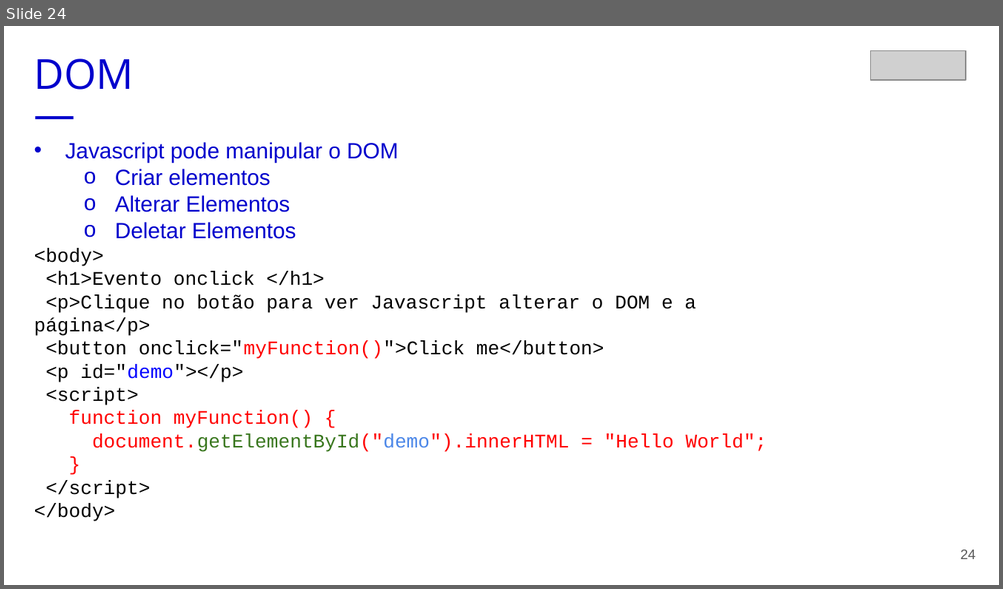
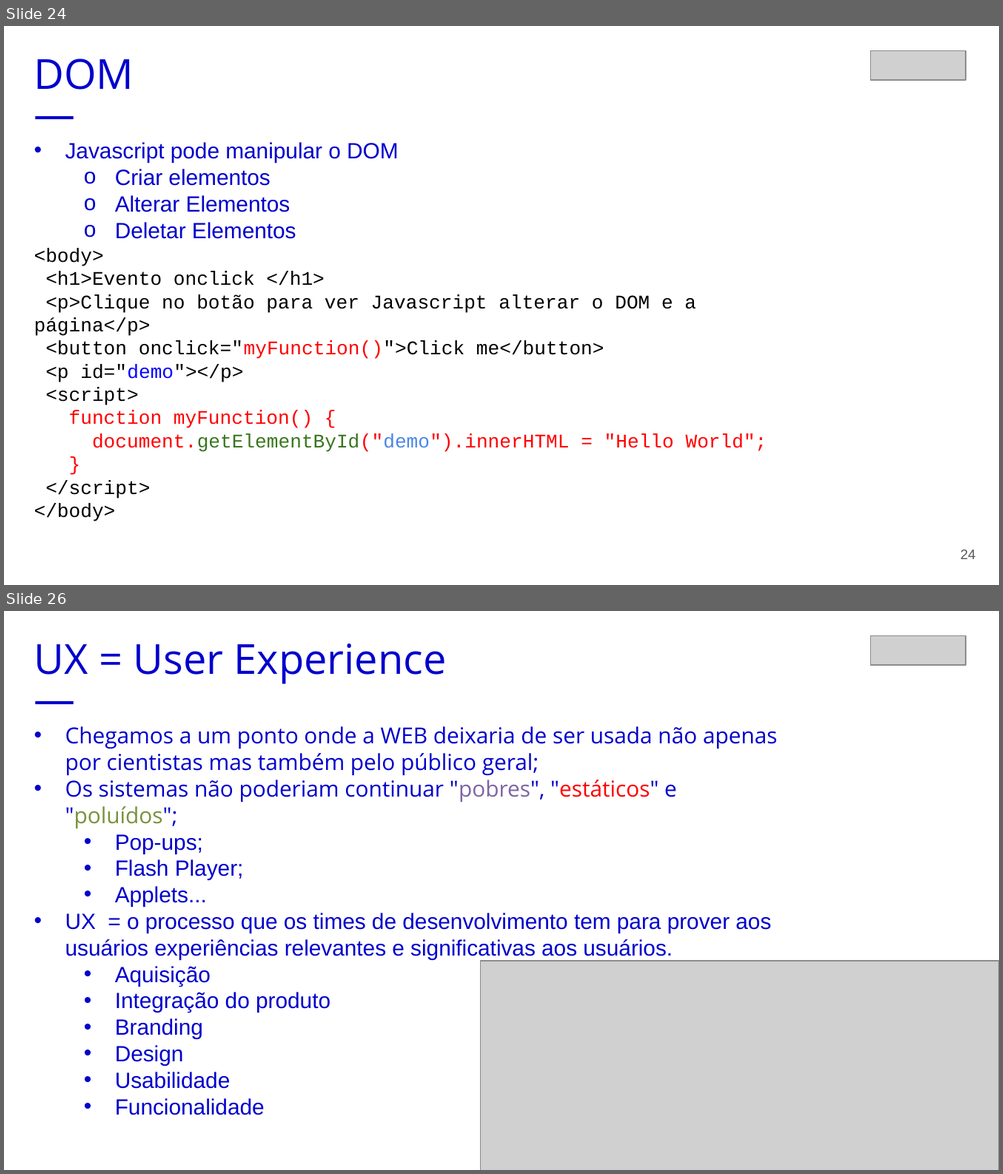
Before and after one commit to ferfox1981/embarque-digital-serpro, a slide deck: aula2/embarque-digital-serpro-aula2.pptx. Shown one above the other, each under a label of ours: slide 24 before the commit, slides 24 and 26 after it; the slides between them are not shown. The pictures are 1003x589 and 1003x1174 pixels, drawn with LibreOffice and Linux fonts; fonts in the diff are those of the drawing; grey boxes stand for pictures. Boxes give left, top, right and bottom in pixels: in the first picture for what was removed or moved away, otherwise in the second. Text is boxed around its words. In the diff, an @@ line names an element or a change of style, - is before the commit and + after.

```diff
--- a/aula2/embarque-digital-serpro-aula2.pptx
+++ b/aula2/embarque-digital-serpro-aula2.pptx
@@ slide 26 added at (4, 611, 999, 1170), background #FFFFFF @@
@@ text added at (34, 644, 447, 684), 30 pt, text #0000CC @@
+UX = User Experience
+—
@@ picture added at (871, 636, 966, 665) @@
@@ text added at (65, 726, 777, 1116), 16 pt, text #0000CC @@
+• Chegamos a um ponto onde a WEB deixaria de ser usada não apenas por cientistas mas também pelo público geral;
+• Os sistemas não poderiam continuar "pobres", "estáticos" e "poluídos";
+  • Pop-ups;
+  • Flash Player;
+  • Applets...
+• UX = o processo que os times de desenvolvimento tem para prover aos usuários experiências relevantes e significativas aos usuários.
+  • Aquisição
+  • Integração do produto
+  • Branding
+  • Design
+  • Usabilidade
+  • Funcionalidade
@@ picture added at (481, 961, 999, 1170) @@
```
Also in this commit, not shown: 8 slides changed, 3 other slides added, 3 other files.
